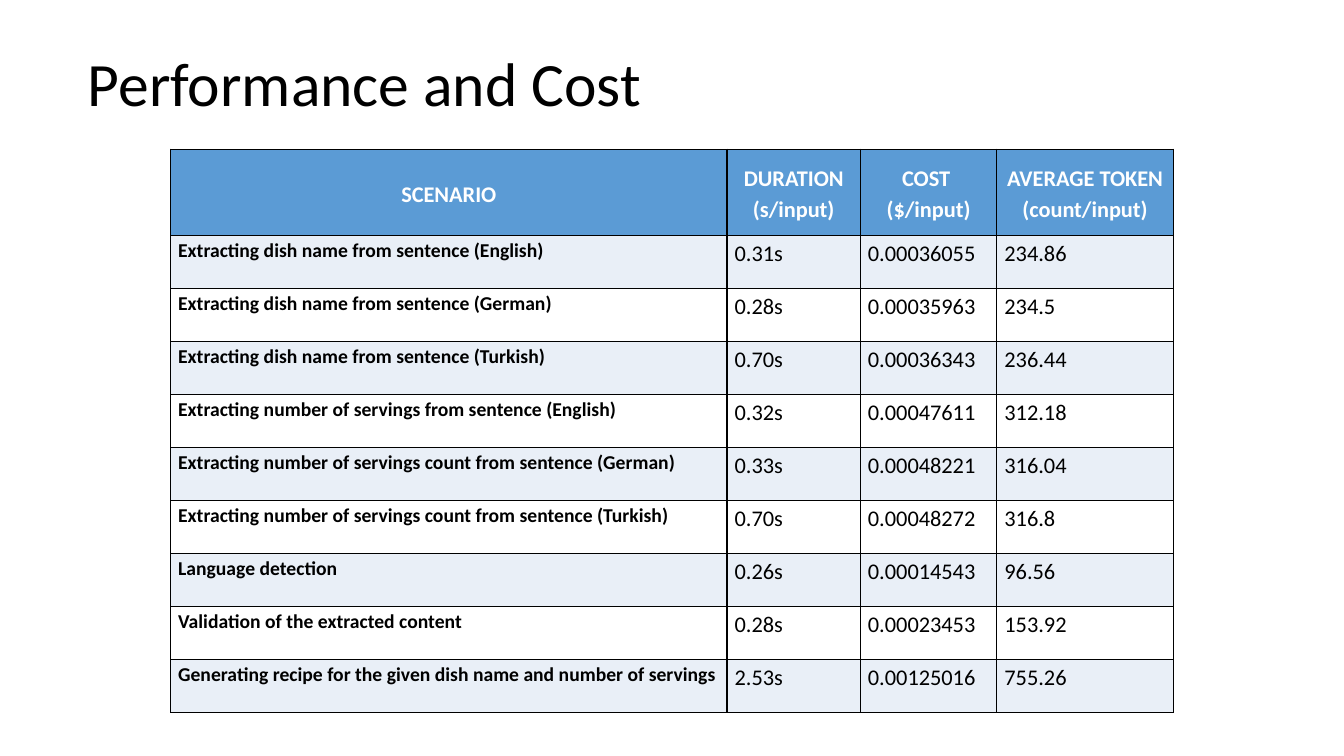
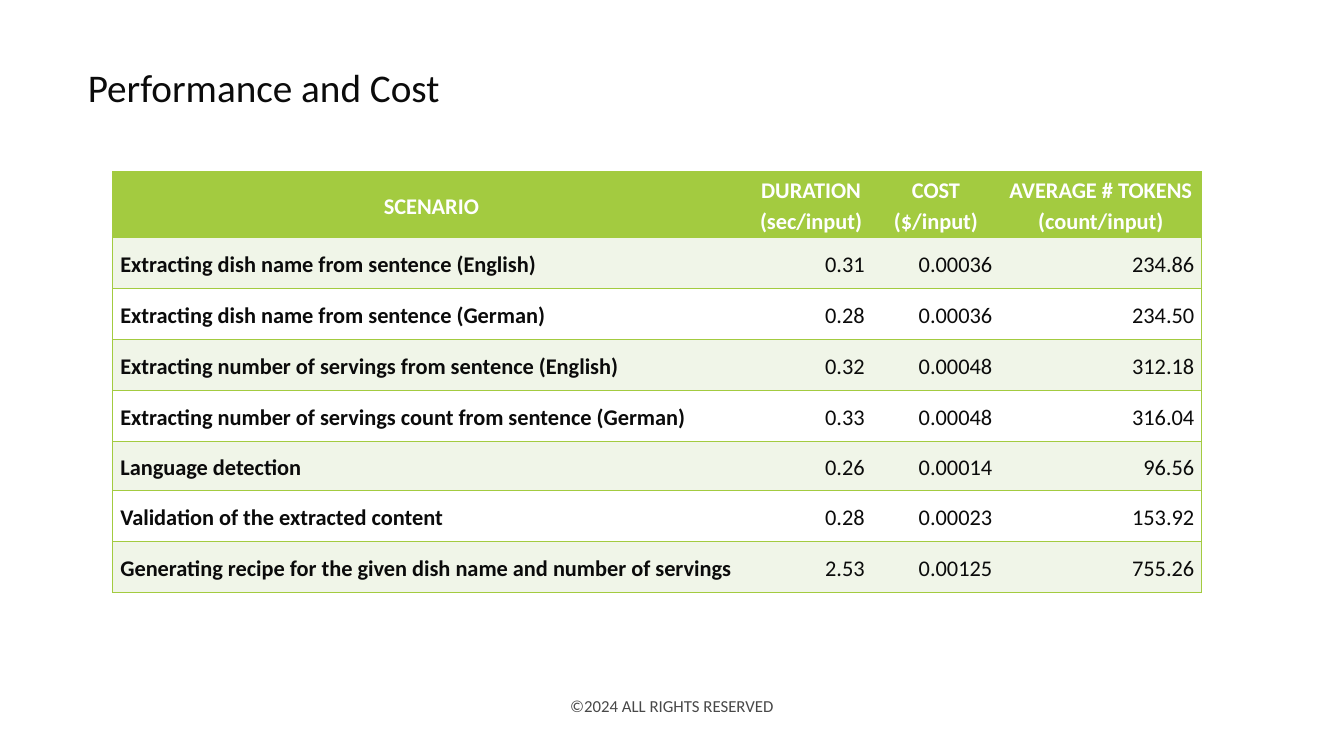
Before and after one commit to deepnetworkgmbh/generative-ai, a slide deck: slide 18 of recipe_generation/Presentation.pptx. Drawn at 1344x756 pixels with LibreOffice and Linux fonts; fonts in the diff are those of the drawing; background and template pictures are left out. Boxes give left, top, right and bottom in pixels: in the first picture for what was removed or moved away, otherwise in the second. Text is boxed around its words. In the diff, an @@ line names an element or a change of style, - is before the commit and + after.

Commit message:
(recipe_generation): Updated the presentation

```diff
--- a/recipe_generation/Presentation.pptx
+++ b/recipe_generation/Presentation.pptx
@@ title "Performance and Cost" at bbox=[88, 74, 440, 103]: size 44 to 28 pt, text colour #000000 to #0B0B0B; line spacing 0.9 to 1 @@
@@ table at bbox=[113, 171, 1202, 593] @@
-row 1: SCENARIO | DURATION (s/input) | COST ($/input) | AVERAGE TOKEN (count/input)
-row 2: Extracting dish name from sentence (English) | 0.31s | 0.00036055 | 234.86
-row 3: Extracting dish name from sentence (German) | 0.28s | 0.00035963 | 234.5
-row 4: Extracting dish name from sentence (Turkish) | 0.70s | 0.00036343 | 236.44
-row 5: Extracting number of servings from sentence (English) | 0.32s | 0.00047611 | 312.18
-row 6: Extracting number of servings count from sentence (German) | 0.33s | 0.00048221 | 316.04
-row 7: Extracting number of servings count from sentence (Turkish) | 0.70s | 0.00048272 | 316.8
-row 8: Language detection | 0.26s | 0.00014543 | 96.56
-row 9: Validation of the extracted content | 0.28s | 0.00023453 | 153.92
-row 10: Generating recipe for the given dish name and number of servings | 2.53s | 0.00125016 | 755.26
+row 1: SCENARIO | DURATION (sec/input) | COST ($/input) | AVERAGE # TOKENS (count/input)
+row 2: Extracting dish name from sentence (English) | 0.31 | 0.00036 | 234.86
+row 3: Extracting dish name from sentence (German) | 0.28 | 0.00036 | 234.50
+row 4: Extracting number of servings from sentence (English) | 0.32 | 0.00048 | 312.18
+row 5: Extracting number of servings count from sentence (German) | 0.33 | 0.00048 | 316.04
+row 6: Language detection | 0.26 | 0.00014 | 96.56
+row 7: Validation of the extracted content | 0.28 | 0.00023 | 153.92
+row 8: Generating recipe for the given dish name and number of servings | 2.53 | 0.00125 | 755.26
@@ table: place and size @@
-table at bbox=[170, 149, 1173, 713]
+table at bbox=[113, 171, 1202, 593]
@@ text added at bbox=[570, 700, 773, 712], 12 pt, text #484848 @@
+©2024 ALL RIGHTS RESERVED
```
Also in this commit, not shown: 16 other slides changed, 4 slides added, 3 slides removed, 1 other file.
